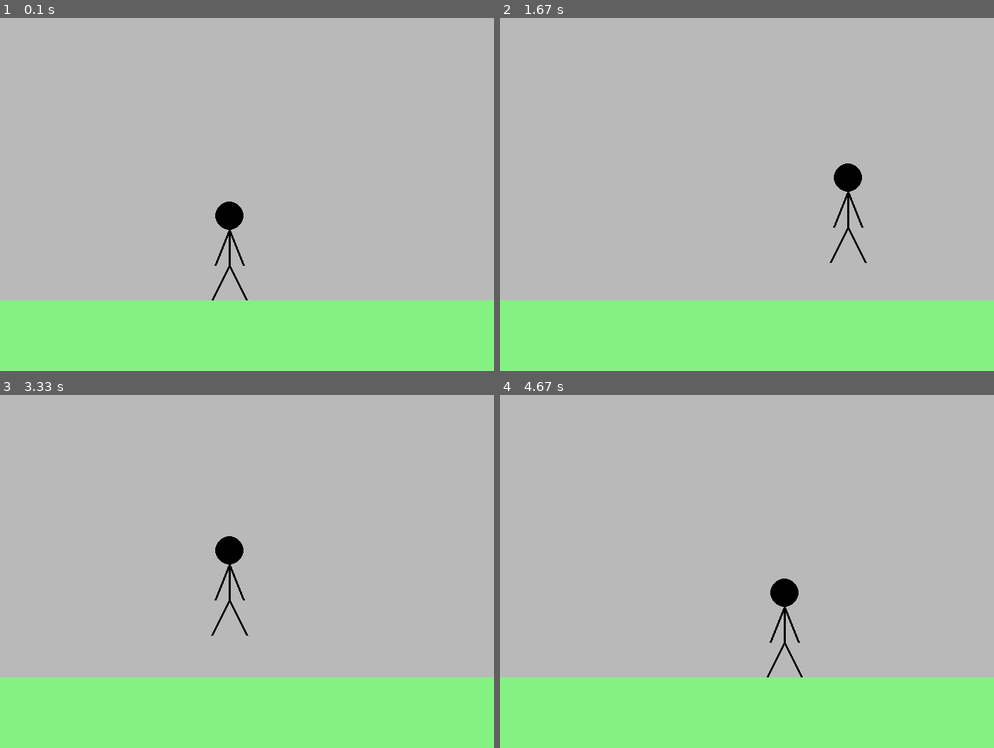
Above: before the commit, frames 1-4 (two rows, left to right).
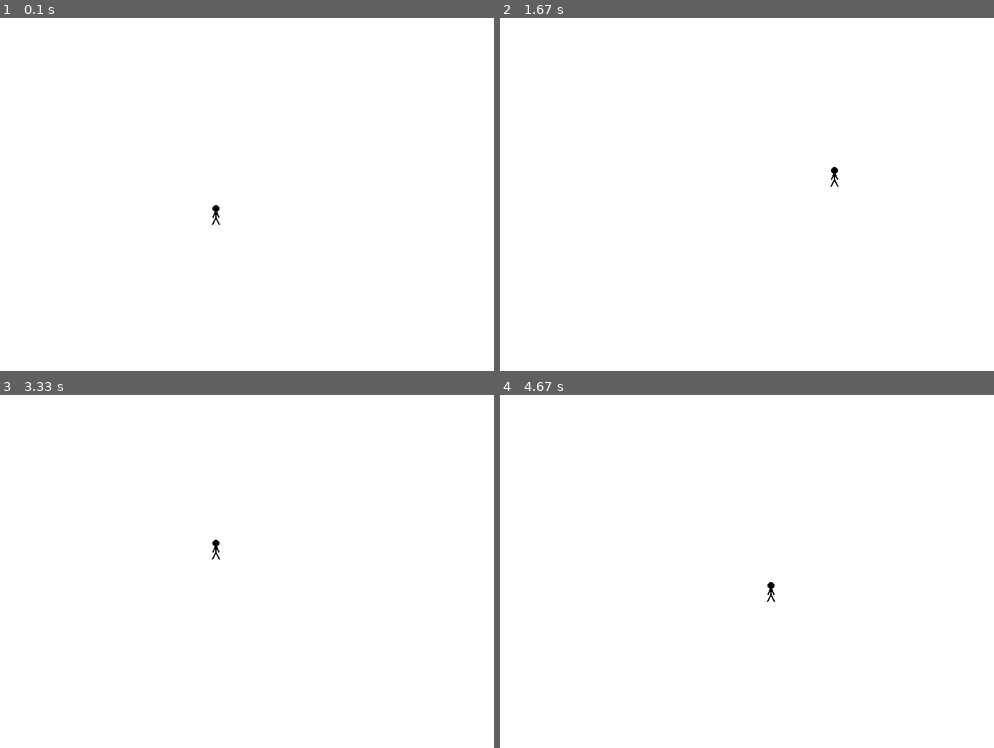
Above: after the commit, the same moments.

Repository: isabelbrandin/pygame-test
Game: pygame game, started from test.py
Same seed, same stepped clock (60 frames per second), same inputs: the game is played once before the commit and once after it.
Inputs:
- Up to frame 1 (0.1 s): no input
- Up to frame 2 (1.67 s): hold Right 0.33-0.8 s; hold Up 0.83-1.13 s; hold Right 1.17-1.63 s
- Up to frame 3 (3.33 s): hold Left 1.67-2.2 s; hold Down 2.23-2.53 s; hold Left 2.57-2.97 s; hold Up from 3 s (still down)
- Up to frame 4 (4.67 s): release Up at 3.37 s; hold Right 3.4-4.03 s; hold Down 4.07-4.43 s; hold Left from 4.47 s (still down)

The runs differ from the first frame. In frame 1, 100% of the frame differs, in the area x 0-100%, y 0-100%; in frame 2, 100%; in frame 3, 100%; in frame 4, 100%.

Commit message:
Gränser så att gubben inte kan gå utanför fönstret

Diff:
--- a/test.py
+++ b/test.py
@@ -2,12 +2,12 @@
 import math
 
 def draw_stick_figure(screen, x, y):
-    pygame.draw.ellipse(screen, BLACK, [5 + x, -5 + y, 40, 40], 0)
-    pygame.draw.line(screen, BLACK, [25 + x, 85 + y], [50 + x, 135 + y], 3)
-    pygame.draw.line(screen, BLACK, [25 + x, 85 + y], [x, 135 + y], 3)
-    pygame.draw.line(screen, BLACK, [25 + x, 85 + y], [25 + x, 35 + y], 3)
-    pygame.draw.line(screen, BLACK, [25 + x, 35 + y], [45 + x, 85 + y], 3)
-    pygame.draw.line(screen, BLACK, [25 + x, 35 + y], [5 + x, 85 + y], 3)
+    pygame.draw.ellipse(screen, BLACK, [1 + x, y, 10, 10], 0)
+    pygame.draw.line(screen, BLACK, [5 + x, 17 + y], [10 + x, 27 + y], 2)
+    pygame.draw.line(screen, BLACK, [5 + x, 17 + y], [x, 27 + y], 2)
+    pygame.draw.line(screen, BLACK, [5 + x, 17 + y], [5 + x, 7 + y], 2)
+    pygame.draw.line(screen, BLACK, [5 + x, 7 + y], [9 + x, 17 + y], 2)
+    pygame.draw.line(screen, BLACK, [5 + x, 7 + y], [1 + x, 17 + y], 2)
 
 pygame.init()
 
@@ -55,15 +55,17 @@
             elif event.key == pygame.K_UP or event.key == pygame.K_DOWN:
                 y_speed = 0
 
-    screen.fill(GREY)
+    screen.fill(WHITE)
 
     x_coord += x_speed
     y_coord += y_speed
 
+    if x_coord > 686 or x_coord < 5:
+        x_speed = x_speed * 0
+    if y_coord > 470 or y_coord < 7:
+        y_speed = y_speed * 0
+
     draw_stick_figure(screen, x_coord, y_coord)
-
-    pygame.draw.rect(screen, GREEN, [0, 400, 700, 400], 0)
-
 
 
     # --- Go ahead and update the screen with what we've drawn.
